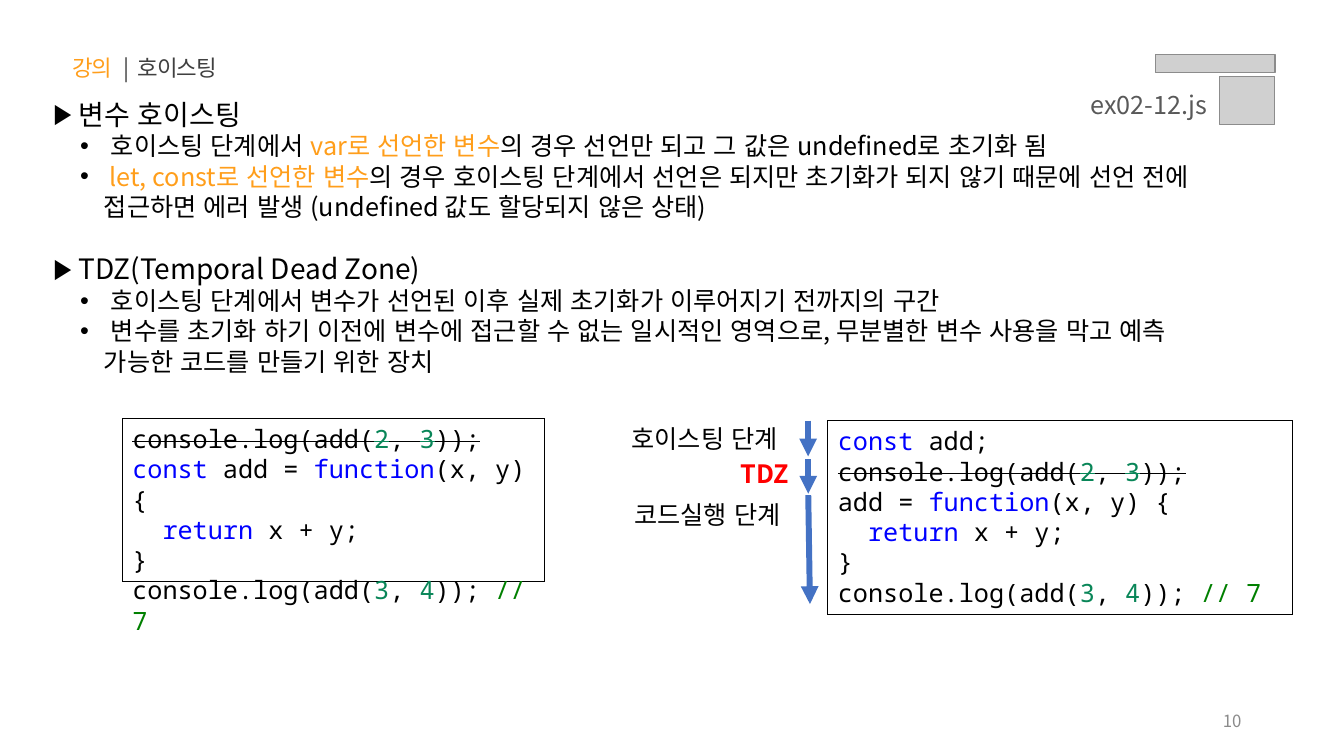
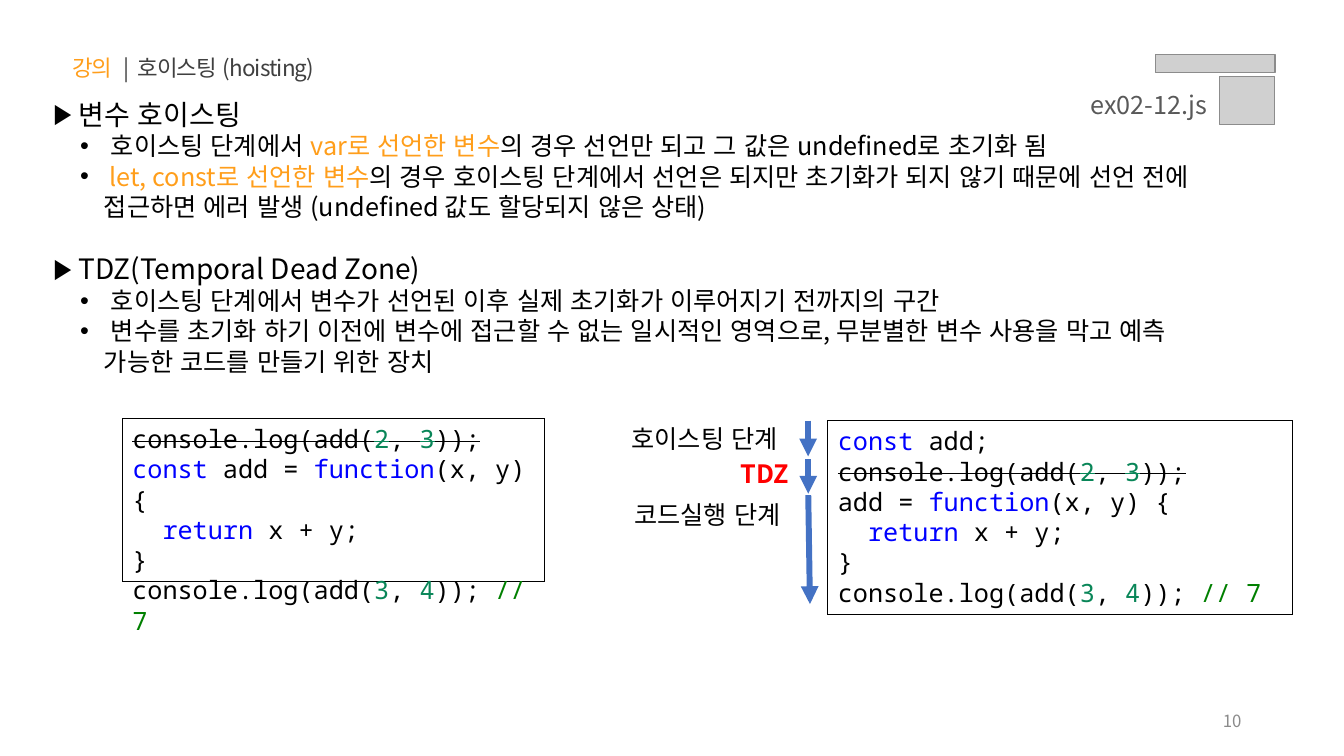
Before and after one commit to yebin-jeong/learn-js, a slide deck: slide 10 of PPT/02.자바스크립트 - 함수.pptx. Drawn at 1344x756 pixels with LibreOffice and Linux fonts; fonts in the diff are those of the drawing; grey boxes stand for pictures. Boxes give left, top, right and bottom in pixels: in the first picture for what was removed or moved away, otherwise in the second. Text is boxed around its words. In the diff, an @@ line names an element or a change of style, - is before the commit and + after.

```diff
--- a/PPT/02.자바스크립트 - 함수.pptx
+++ b/PPT/02.자바스크립트 - 함수.pptx
@@ text at (x1=72, y1=57, x2=314, y2=81): text changed @@
-강의 | 호이스팅
+강의 | 호이스팅 (hoisting)
```
Also in this commit, not shown: 1 other slide changed.
